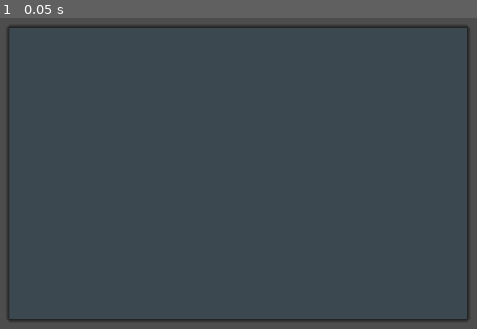
Above: before the commit, frame 1.
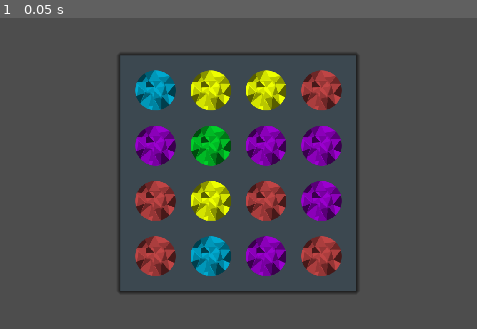
Above: after the commit, the same moment.

Repository: kuma-gee/holo-crush
Game: Godot game, scene res://src/game.tscn
Same seed, same stepped clock (60 frames per second), same inputs: the game is played once before the commit and once after it. The engine's default icon, where the game draws it, is replaced by a stand-in: a white triangle on a blue panel in a dark square.
Inputs:
- Up to frame 1 (0.05 s): no input

The runs differ from the first frame. In frame 1, 17% of the frame differs, in the area x 1-99%, y 2-98%.
Error before the commit: Invalid call. Nonexistent function 'size' in base 'Nil'. (res://src/grid/grid_data.gd:22)

Commit message:
refill on deadlock

Diff:
--- a/godot/src/game.tscn
+++ b/godot/src/game.tscn
@@ -53,8 +53,8 @@
 
 [node name="Data" type="Node" parent="."]
 script = ExtResource("4_egjxx")
-width = 8
-height = 5
+width = 4
+height = 4
 debug = true
 
 [node name="Field" type="Node2D" parent="."]
--- a/godot/src/grid/grid_data.gd
+++ b/godot/src/grid/grid_data.gd
@@ -45,7 +45,7 @@
 	var data = []
 	data.resize(h)
 
-	for y in height:
+	for y in h:
 		data[y] = []
 		data[y].resize(w)
 	return data
--- a/godot/src/grid/grid_ui.gd
+++ b/godot/src/grid/grid_ui.gd
@@ -6,6 +6,7 @@
 signal match_finished
 signal collapse_finished
 signal fill_finished
+signal refresh_finished
 
 const PIECE_MAP := {
 	Piece.Type.BLUE: preload("res://src/piece/basic_blue.tscn"),
@@ -38,14 +39,6 @@
 
 # https://www.youtube.com/watch?v=YhykrMFHOV4&list=PL4vbr3u7UKWqwQlvwvgNcgDL1p_3hcNn2
 # https://medium.com/@thrivevolt/making-a-grid-inventory-system-with-godot-727efedb71f7
-
-# Actions
-# [x] Initial Create Pieces
-# [x] Swap
-# [x] Matched
-# [x] Collapse
-# [x] Fill
-# [ ] Refill
 
 
 func _ready():
@@ -68,6 +61,7 @@
 		var slot = _get_slot(pos)
 		slot.invalid_swap(dir)
 	)
+	data.refilled.connect(func(): queue.append(_refresh_slots))
 
 	data.special_activate.connect(func(p):) # TODO: activate special
 	data.special_matched.connect(func(pos, aff, type, val): specials.append([pos, aff, type, val]))
@@ -151,15 +145,26 @@
 #################
 
 func _refresh_slots():
+	logger.debug("Starting Refresh after refill")
+
+	var called = {}
 	for y in range(data.height):
 		for x in range(data.width):
 			var type = data.get_value(x, y)
-			var slot = _get_slot(Vector2i(x, y))
-
-			if slot.piece and slot.piece.type != type:
-				logger.warn("Slot is not showing the correct value: %s/%s" % [x, y])
-				#var node = _spawn_piece(type)
-				#slot.replace(node)
+			var pos = Vector2i(x, y)
+			var slot = _get_slot(pos)
+
+			called[pos] = 0
+			var node = _spawn_piece(type)
+			node.hide()
+			slot.replace(node)
+			slot.replace_done.connect(func():
+				called[pos] = 1
+				if called.values().all(func(v): return v == 1):
+					refresh_finished.emit()
+			)
+
+	await refresh_finished
 
 func _create_pieces():
 	for x in data.width:
--- a/godot/src/grid/match_grid.gd
+++ b/godot/src/grid/match_grid.gd
@@ -18,6 +18,7 @@
 signal special_matched(pos, affected, type, value)
 signal special_activate(pos)
 
+signal refilled()
 signal update()
 
 @export var width := 9
@@ -99,6 +100,9 @@
 			_swap_value_with_special(dest, pos)
 			swapped.emit(dest, pos)
 	else:
+		if is_deadlocked():
+			_data.refill()
+			refilled.emit()
 		_data.print_data('Swap')
 
 func check_matches(dest: Vector2i = Vector2i(-1, -1)):
--- a/godot/src/grid/slot.gd
+++ b/godot/src/grid/slot.gd
@@ -6,6 +6,7 @@
 signal swap_done
 signal fill_done
 signal change_done
+signal replace_done
 
 signal pressed
 signal swiped(pos, dir)
@@ -101,9 +102,15 @@
 
 func replace(p):
 	if piece:
-		piece.queue_free()
+		piece.matched()
+		await piece.match_done
 	piece = p
 	capture()
+	piece.show()
+	piece.spawn()
+	await piece.spawn_done
+
+	replace_done.emit()
 
 func _on_swipe_control_pressed():
 	if piece:
--- a/godot/src/piece/piece.gd
+++ b/godot/src/piece/piece.gd
@@ -4,6 +4,7 @@
 signal match_done
 signal move_done
 signal change_done
+signal spawn_done
 
 enum Type {
 	BLUE,
@@ -27,6 +28,13 @@
 	tw.tween_property(self, "global_position", dest, 0.5).set_trans(Tween.TRANS_CIRC).set_ease(Tween.EASE_IN_OUT)
 	tw.finished.connect(func(): move_done.emit())
 
+func spawn():
+	scale = Vector2.ZERO
+
+	var tw = create_tween()
+	tw.tween_property(self, "scale", Vector2(1, 1), 0.5).set_trans(Tween.TRANS_CUBIC).set_ease(Tween.EASE_IN_OUT)
+	tw.finished.connect(func(): spawn_done.emit())
+
 func matched():
 	var tw = create_tween()
 	tw.tween_property(self, "scale", Vector2(0, 0), 0.5).set_trans(Tween.TRANS_CUBIC).set_ease(Tween.EASE_IN_OUT)
--- a/godot/tests/MatchGridTest.gd
+++ b/godot/tests/MatchGridTest.gd
@@ -314,3 +314,17 @@
 ])):
 	var data = _create(params[0])
 	assert_eq(data.is_deadlocked(), params[1])
+
+
+func test_refill_on_deadlocked():
+	var data = _create([
+		[2, 2, 0, 2],
+		[5, 0, 1, 2],
+		[1, 3, 4, 3],
+		[0, 2, 5, 1]
+	])
+
+	watch_signals(data)
+	data.swap(Vector2i(3, 0), Vector2i(2, 0))
+
+	assert_signal_emitted(data, 'refilled')
